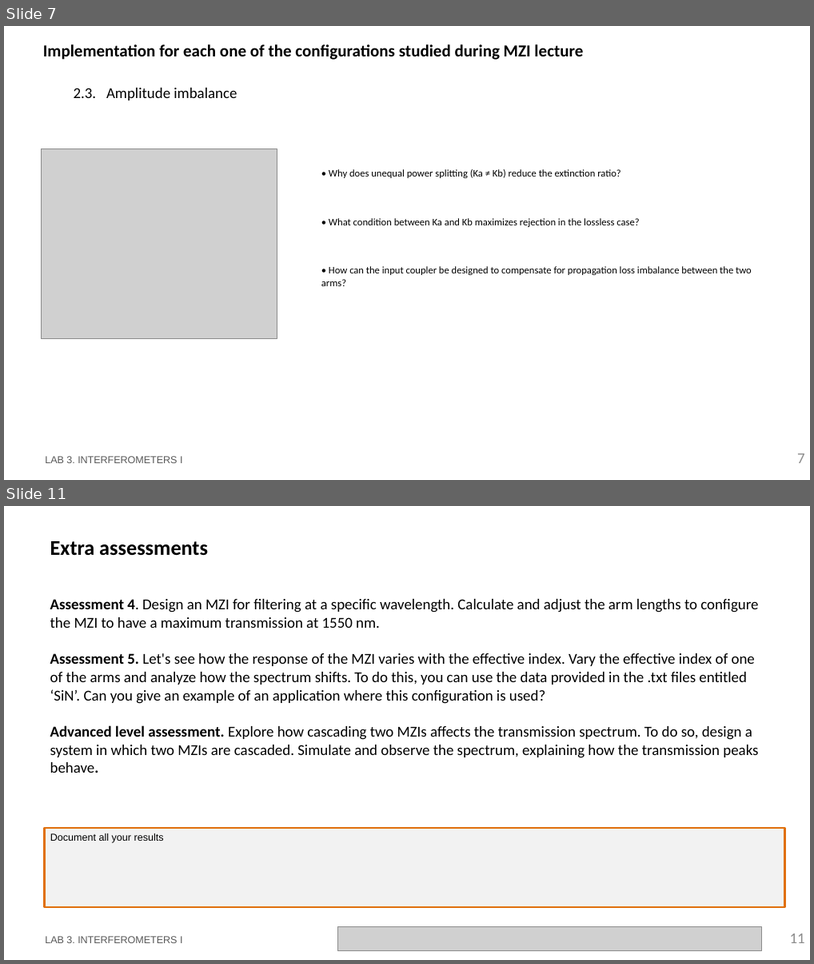
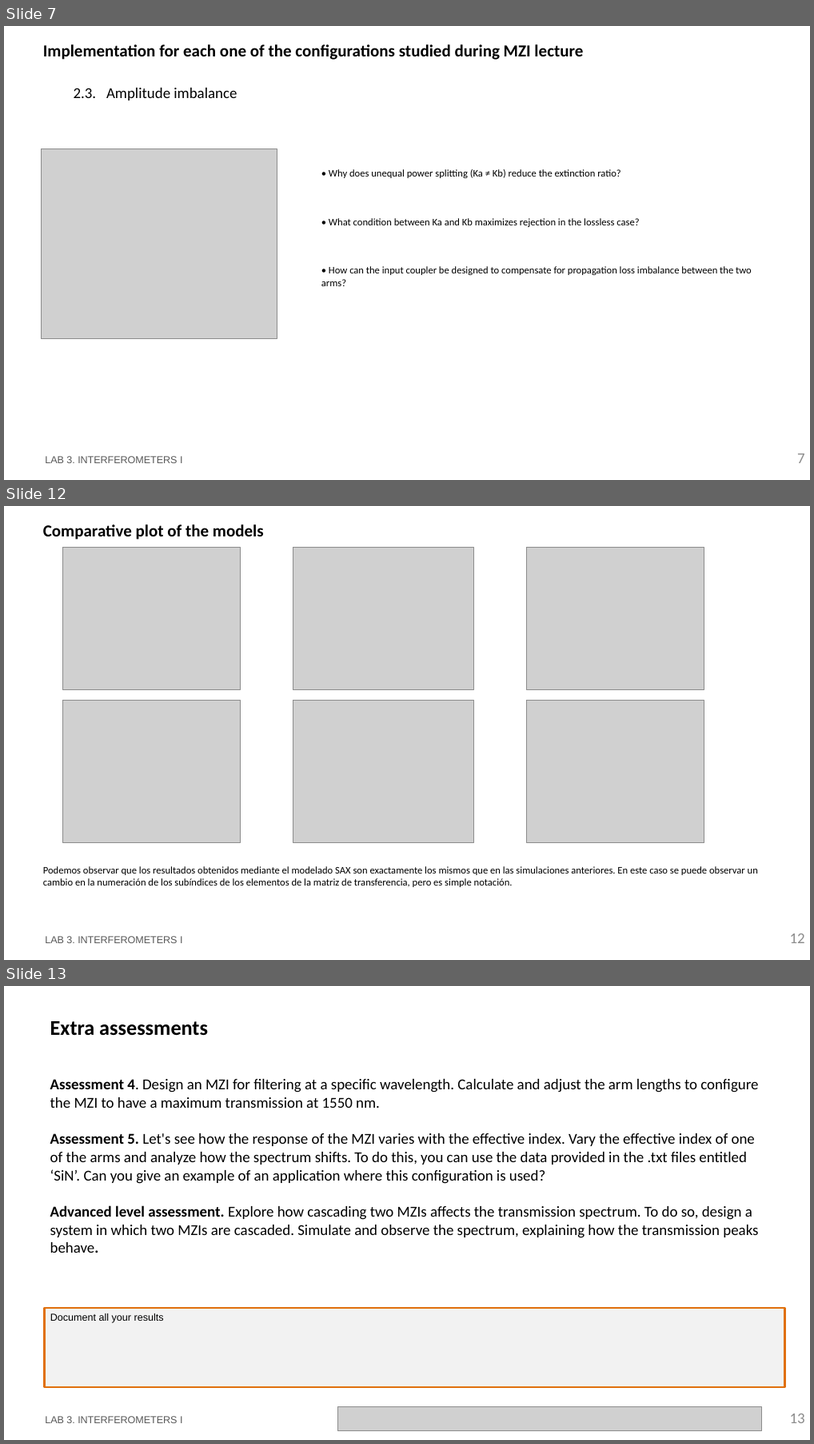
Before and after one commit to snacmuo/pic-upv-lab3, a slide deck: LabBook_3.pptx. Shown one above the other, each under a label of ours: slides 7 and 11 before the commit, slides 7, 12 and 13 after it; the slides between them are not shown. The pictures are 814x964 and 814x1444 pixels, drawn with LibreOffice and Linux fonts; fonts in the diff are those of the drawing; grey boxes stand for pictures; background and template pictures are left out. Boxes give left, top, right and bottom in pixels: in the first picture for what was removed or moved away, otherwise in the second. Text is boxed around its words. In the diff, an @@ line names an element or a change of style, - is before the commit and + after.

```diff
--- a/LabBook_3.pptx
+++ b/LabBook_3.pptx
@@ slide 12 added at [4,506,810,960], background #FFFFFF @@
@@ title added at [43,524,264,540], 20 pt, text #000000, bold @@
+Comparative plot of the models
@@ picture added at [62,547,240,690] @@
@@ picture added at [293,547,474,690] @@
@@ picture added at [527,547,705,690] @@
@@ picture added at [62,700,240,842] @@
@@ picture added at [293,700,474,843] @@
@@ picture added at [527,700,705,842] @@
@@ text added at [43,866,758,887], 12 pt, text #000000 @@
+Podemos observar que los resultados obtenidos mediante el modelado SAX son exactamente los mismos que en las simulaciones anteriores. En este caso se puede observar un cambio en la numeración de los subíndices de los elementos de la matriz de transferencia, pero es simple notación.
@@ text added at [45,936,182,943], 12 pt, text #585858 @@
+LAB 3. INTERFEROMETERS I
@@ page number added at [790,933,806,943], 18 pt, text #8C8C8C @@
+12
@@ what was slide 11 is now slide 13 @@
@@ page number at [790,1413,806,1423]: text changed @@
-11
+13
```
Also in this commit, not shown: 4 slides changed, 4 other slides added, 1 other file.
